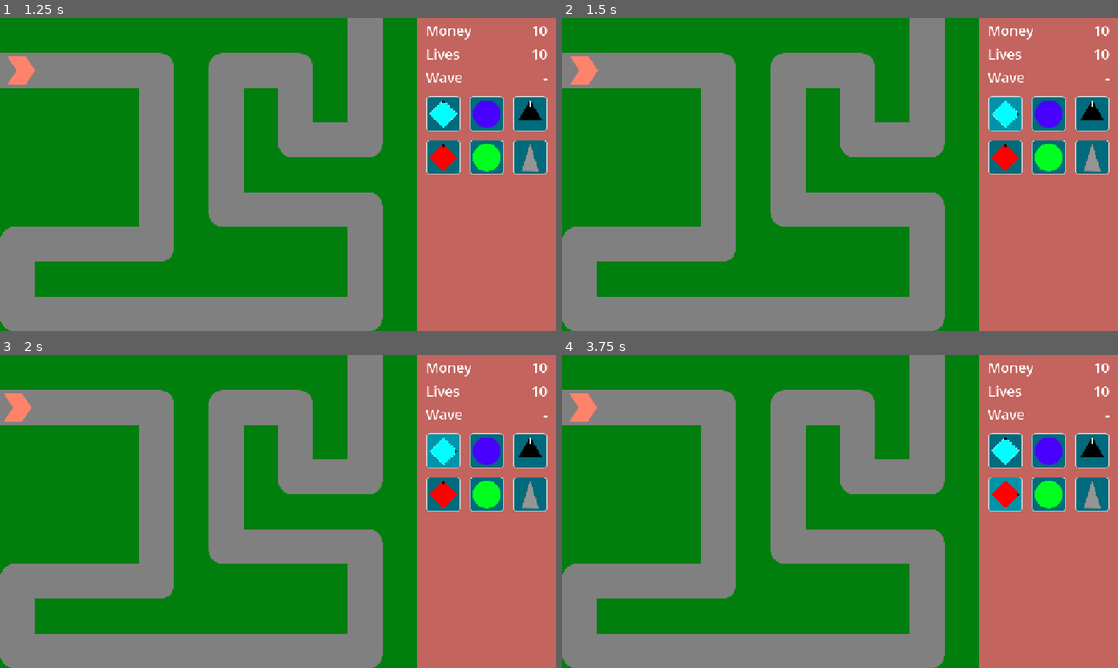
Above: before the commit, frames 1-4 (two rows, left to right).
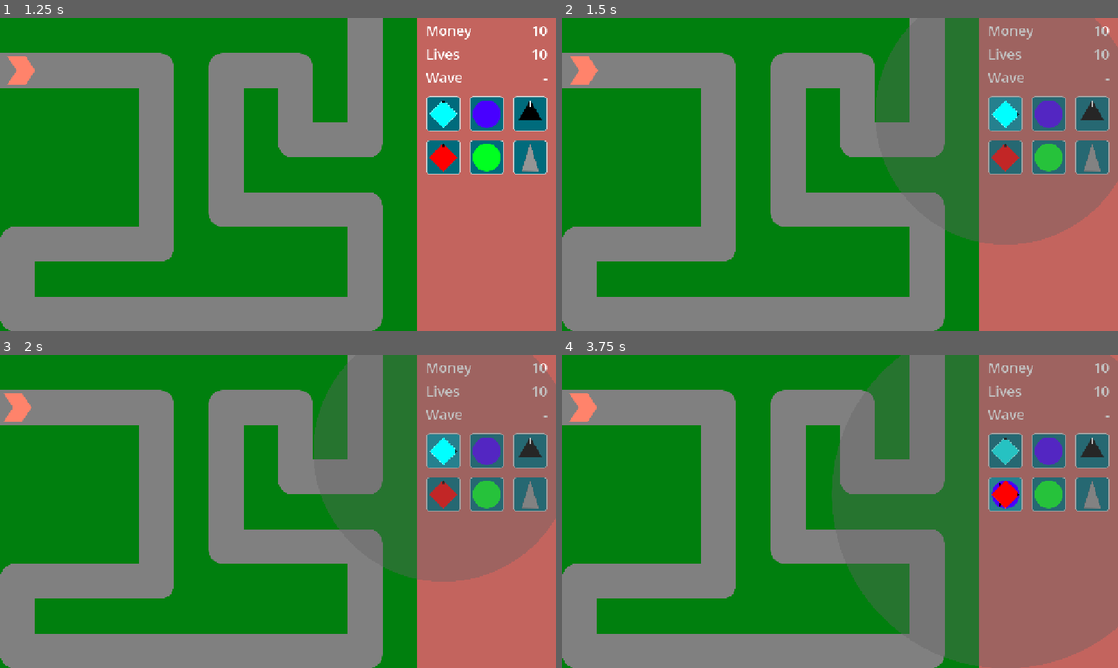
Above: after the commit, the same moments.

Repository: phrasmotica/godot-tower-defence
Game: Godot game, scene res://scenes/game.tscn
The game is run twice, just before and just after one commit, with the same random seed, the same clock (stepped at 60 frames per second) and the same inputs.
Inputs (mouse positions are in pixels of both pictures, inside the frame that each line leads up to):
- Up to frame 1 (1.25 s): click "Play path 0" at 0.5 s
- Up to frame 2 (1.5 s): click (1006, 115) at 1.25 s
- Up to frame 3 (2 s): no input
- Up to frame 4 (3.75 s): click (1051, 452) at 2 s; click (1090, 452) at 2.75 s; click (1006, 492) at 3.5 s

Frame 1 is identical in both runs. In frame 2, 23% of the frame differs, in the area x 56-100%, y 0-73%; in frame 3, 23%; in frame 4, 36%, in the area x 48-100%, y 0-100%.

Commit message:
Re-implement game UI tower creation and placing in state scripts

Diff:
--- a/scenes/game.tscn
+++ b/scenes/game.tscn
@@ -78,8 +78,6 @@
 grow_horizontal = 2
 grow_vertical = 2
 
-[connection signal="mouse_validity_changed" from="PathManager" to="CanvasLayer/GameUI" method="_on_path_manager_mouse_validity_changed"]
-[connection signal="valid_area_clicked" from="PathManager" to="CanvasLayer/GameUI" method="_on_path_manager_valid_area_clicked"]
 [connection signal="selected_tower_changed" from="Towers" to="CanvasLayer/GameUI" method="_on_towers_selected_tower_changed"]
 [connection signal="tower_deselected" from="Towers" to="CanvasLayer/GameUI" method="_on_towers_tower_deselected"]
 [connection signal="tower_upgrade_start" from="Towers" to="CanvasLayer/GameUI" method="_on_towers_tower_upgrade_start"]
--- a/scenes/ui/game_ui/game_ui.gd
+++ b/scenes/ui/game_ui/game_ui.gd
@@ -1,7 +1,7 @@
 @tool
 class_name GameUI extends Control
 
-enum State { ENABLED, DISABLED }
+enum State { ENABLED, DISABLED, CREATING_TOWER, PLACING_TOWER }
 
 @export
 var path_manager: PathManager
@@ -37,9 +37,6 @@
 
 signal sell_tower
 
-var current_tower_scene_id := 0
-var placing_tower: Tower
-
 var _state_factory := GameUIStateFactory.new()
 var _current_state: GameUIState = null
 
@@ -53,8 +50,6 @@
 
 	WavesManager.wave_sent.connect(_on_waves_manager_wave_sent)
 
-	stop_tower_creation(false)
-
 	switch_state(State.DISABLED)
 
 func switch_state(state: State, state_data := GameUIStateData.new()) -> void:
@@ -66,12 +61,23 @@
 	_current_state.setup(
 		self,
 		state_data,
-		create_tower_ui)
+		tower_ui,
+		create_tower_ui,
+		path_manager)
 
 	_current_state.state_transition_requested.connect(switch_state)
 	_current_state.name = "GameUIStateMachine: %s" % str(state)
 
 	call_deferred("add_child", _current_state)
+
+func emit_tower_placing(tower: Tower) -> void:
+	tower_placing.emit(tower)
+
+func emit_tower_placed(tower: Tower) -> void:
+	tower_placed.emit(tower)
+
+func emit_tower_selected(tower: Tower) -> void:
+	tower_selected.emit(tower)
 
 func emit_next_tower() -> void:
 	next_tower.emit()
@@ -81,69 +87,6 @@
 
 func emit_deselect_tower() -> void:
 	deselect_tower.emit()
-
-func try_place(tower_scene: PackedScene):
-	var new_id := tower_scene.get_instance_id()
-
-	if current_tower_scene_id == new_id:
-		print("Already placing tower with ID " + str(new_id))
-		return
-
-	create_tower_ui.set_default_mode_except(tower_scene)
-
-	if placing_tower:
-		stop_tower_creation(true)
-
-	placing_tower = tower_scene.instantiate()
-	current_tower_scene_id = new_id
-
-	if not BankManager.can_afford(placing_tower.price):
-		print(placing_tower.name + " purchase failed: cannot afford")
-
-		stop_tower_creation(false)
-
-		return false
-
-	print("Purchasing " + placing_tower.name)
-
-	placing_tower.path_manager = path_manager
-	placing_tower.set_placing()
-	placing_tower.hide()
-
-	placing_tower.on_placed.connect(_on_placing_tower_placed)
-
-	add_child(placing_tower)
-
-	tower_placing.emit(placing_tower)
-
-	return true
-
-func _on_placing_tower_placed(tower: Tower):
-	print("Placed new tower")
-
-	placing_tower.on_selected.connect(_on_placing_tower_selected)
-	placing_tower.on_upgrade_finish.connect(_on_placing_tower_on_upgrade_finish)
-
-	tower_placed.emit(tower)
-
-	BankManager.deduct(tower.price)
-
-	stop_tower_creation(false)
-
-	create_tower_ui.set_default_mode()
-
-func _on_placing_tower_selected(tower: Tower):
-	print("Selected " + tower.name)
-
-	tower_selected.emit(tower)
-
-func _on_placing_tower_on_upgrade_finish(tower: Tower, _next_level: TowerLevel):
-	print("Selected tower upgrade finished")
-
-	tower_ui.set_tower(tower)
-
-	# allows tower upgrade buttons to update their state
-	BankManager.emit_money_changed()
 
 func _on_start_game_start(_path_index: int):
 	switch_state(State.ENABLED)
@@ -161,13 +104,6 @@
 
 func _on_waves_manager_wave_sent(wave: Wave):
 	score_ui.set_wave(wave)
-
-func stop_tower_creation(free: bool):
-	if free and placing_tower:
-		placing_tower.queue_free()
-
-	placing_tower = null
-	current_tower_scene_id = 0
 
 func _on_towers_tower_upgrade_start(_tower: Tower, _next_level: TowerLevel):
 	tower_ui.disable_upgrades()
@@ -213,11 +149,8 @@
 func hide_ui():
 	print("Hiding selected tower UI")
 
-func _on_create_tower_ui_create_tower(tower_scene:PackedScene):
-	try_place(tower_scene)
-
-func _on_create_tower_ui_cancel_tower():
-	stop_tower_creation(true)
+func _on_create_tower_ui_create_tower(tower_scene: PackedScene) -> void:
+	switch_state(State.CREATING_TOWER, GameUIStateData.build().with_tower_scene(tower_scene))
 
 func _on_tower_ui_upgrade_tower(index: int):
 	upgrade_tower.emit(index)
@@ -225,20 +158,5 @@
 func _on_tower_ui_sell_tower():
 	sell_tower.emit()
 
-func _on_path_manager_mouse_validity_changed(is_valid: bool):
-	if placing_tower:
-		placing_tower.is_valid_location = is_valid
-
-		if is_valid:
-			placing_tower.show_visualiser()
-			placing_tower.set_default_look()
-		else:
-			placing_tower.hide_visualiser()
-			placing_tower.set_error_look()
-
-func _on_path_manager_valid_area_clicked():
-	if placing_tower:
-		placing_tower.try_place()
-
 func _on_tower_ui_target_mode_changed(index: int):
 	tower_target_mode_changed.emit(index)
--- a/scenes/ui/game_ui/game_ui.tscn
+++ b/scenes/ui/game_ui/game_ui.tscn
@@ -105,7 +105,6 @@
 &"": SubResource("AnimationLibrary_fjgy4")
 }
 
-[connection signal="cancel_tower" from="CreateTowerUI" to="." method="_on_create_tower_ui_cancel_tower"]
 [connection signal="create_tower" from="CreateTowerUI" to="." method="_on_create_tower_ui_create_tower"]
 [connection signal="sell_tower" from="TowerUI" to="." method="_on_tower_ui_sell_tower"]
 [connection signal="target_mode_changed" from="TowerUI" to="." method="_on_tower_ui_target_mode_changed"]
--- a/scenes/ui/game_ui/game_ui_state_factory.gd
+++ b/scenes/ui/game_ui/game_ui_state_factory.gd
@@ -6,6 +6,8 @@
 	states = {
 		GameUI.State.ENABLED: GameUIStateEnabled,
 		GameUI.State.DISABLED: GameUIStateDisabled,
+		GameUI.State.CREATING_TOWER: GameUIStateCreatingTower,
+		GameUI.State.PLACING_TOWER: GameUIStatePlacingTower,
 	}
 
 func get_fresh_state(state: GameUI.State) -> GameUIState:
--- a/scenes/ui/game_ui/states/game_ui_state.gd
+++ b/scenes/ui/game_ui/states/game_ui_state.gd
@@ -6,15 +6,21 @@
 var _game_ui: GameUI = null
 var _state_data: GameUIStateData = null
 var _create_tower_ui: CreateTowerUI = null
+var _tower_ui: TowerUI = null
+var _path_manager: PathManager = null
 
 func setup(
 	game_ui: GameUI,
 	state_data: GameUIStateData,
+	tower_ui: TowerUI,
 	create_tower_ui: CreateTowerUI,
+	path_manager: PathManager,
 ) -> void:
 	_game_ui = game_ui
 	_state_data = state_data
+	_tower_ui = tower_ui
 	_create_tower_ui = create_tower_ui
+	_path_manager = path_manager
 
 func transition_state(
 	new_state: GameUI.State,
--- /dev/null
+++ b/scenes/ui/game_ui/states/game_ui_state_creating_tower.gd
@@ -0,0 +1,26 @@
+class_name GameUIStateCreatingTower
+extends GameUIState
+
+func _enter_tree() -> void:
+	print("Game UI is now creating tower")
+
+	var tower_scene := _state_data.get_tower_scene()
+
+	_create_tower_ui.set_default_mode_except(tower_scene)
+
+	var placing_tower: Tower = tower_scene.instantiate()
+
+	if not BankManager.can_afford(placing_tower.price):
+		print(placing_tower.name + " purchase failed: cannot afford")
+
+		transition_state(GameUI.State.ENABLED)
+
+	print("Purchasing " + placing_tower.name)
+
+	placing_tower.path_manager = _path_manager
+	placing_tower.set_placing()
+	placing_tower.hide()
+
+	_game_ui.add_child(placing_tower)
+
+	transition_state(GameUI.State.PLACING_TOWER, GameUIStateData.build().with_placing_tower(placing_tower))
--- a/scenes/ui/game_ui/states/game_ui_state_data.gd
+++ b/scenes/ui/game_ui/states/game_ui_state_data.gd
@@ -1,4 +1,21 @@
 class_name GameUIStateData
+
+var _tower_scene: PackedScene
+var _placing_tower: Tower
 
 static func build() -> GameUIStateData:
 	return GameUIStateData.new()
+
+func with_placing_tower(placing_tower: Tower) -> GameUIStateData:
+	_placing_tower = placing_tower
+	return self
+
+func get_placing_tower() -> Tower:
+	return _placing_tower
+
+func with_tower_scene(tower_scene: PackedScene) -> GameUIStateData:
+	_tower_scene = tower_scene
+	return self
+
+func get_tower_scene() -> PackedScene:
+	return _tower_scene
--- a/scenes/ui/game_ui/states/game_ui_state_enabled.gd
+++ b/scenes/ui/game_ui/states/game_ui_state_enabled.gd
@@ -6,12 +6,7 @@
 
 func _process(_delta: float) -> void:
 	if Input.is_action_just_pressed("ui_cancel"):
-		if _game_ui.placing_tower:
-			_game_ui.stop_tower_creation(true)
-
-			_create_tower_ui.set_default_mode()
-		else:
-			_game_ui.emit_deselect_tower()
+		_game_ui.emit_deselect_tower()
 
 	if Input.is_action_just_pressed("next_tower"):
 		_game_ui.emit_next_tower()
--- /dev/null
+++ b/scenes/ui/game_ui/states/game_ui_state_placing_tower.gd
@@ -0,0 +1,79 @@
+class_name GameUIStatePlacingTower
+extends GameUIState
+
+var placing_tower: Tower
+
+func _enter_tree() -> void:
+	print("Game UI is now placing tower")
+
+	placing_tower = _state_data.get_placing_tower()
+	if not placing_tower:
+		print("No tower to place!")
+
+		transition_state(GameUI.State.ENABLED)
+
+	placing_tower.on_placed.connect(_on_placing_tower_placed)
+
+	_game_ui.emit_tower_placing(placing_tower)
+
+	_create_tower_ui.cancel_tower.connect(_on_create_tower_ui_cancel_tower)
+
+	_path_manager.mouse_validity_changed.connect(_on_path_manager_mouse_validity_changed)
+	_path_manager.valid_area_clicked.connect(_on_path_manager_valid_area_clicked)
+
+func _process(_delta: float) -> void:
+	if Input.is_action_just_pressed("ui_cancel"):
+		cancel()
+
+func _on_create_tower_ui_cancel_tower() -> void:
+	cancel()
+
+func cancel() -> void:
+	placing_tower.queue_free()
+	placing_tower = null
+
+	finish()
+
+func finish() -> void:
+	_create_tower_ui.set_default_mode()
+
+	transition_state(GameUI.State.ENABLED)
+
+func _on_path_manager_mouse_validity_changed(is_valid: bool) -> void:
+	placing_tower.is_valid_location = is_valid
+
+	if is_valid:
+		placing_tower.show_visualiser()
+		placing_tower.set_default_look()
+	else:
+		placing_tower.hide_visualiser()
+		placing_tower.set_error_look()
+
+func _on_path_manager_valid_area_clicked() -> void:
+	placing_tower.try_place()
+
+func _on_placing_tower_placed(tower: Tower) -> void:
+	print("Placed new tower")
+
+	# TODO: these callbacks need to exist outside of this state's lifetime
+	placing_tower.on_selected.connect(_on_placing_tower_selected)
+	placing_tower.on_upgrade_finish.connect(_on_placing_tower_on_upgrade_finish)
+
+	_game_ui.emit_tower_placed(tower)
+
+	BankManager.deduct(tower.price)
+
+	finish()
+
+func _on_placing_tower_selected(tower: Tower) -> void:
+	print("Selected " + tower.name)
+
+	_game_ui.emit_tower_selected(tower)
+
+func _on_placing_tower_on_upgrade_finish(tower: Tower, _next_level: TowerLevel) -> void:
+	print("Selected tower upgrade finished")
+
+	_tower_ui.set_tower(tower)
+
+	# allows tower upgrade buttons to update their state
+	BankManager.emit_money_changed()
Not shown, added: scenes/ui/game_ui/states/game_ui_state_creating_tower.gd.uid
Not shown, added: scenes/ui/game_ui/states/game_ui_state_placing_tower.gd.uid
